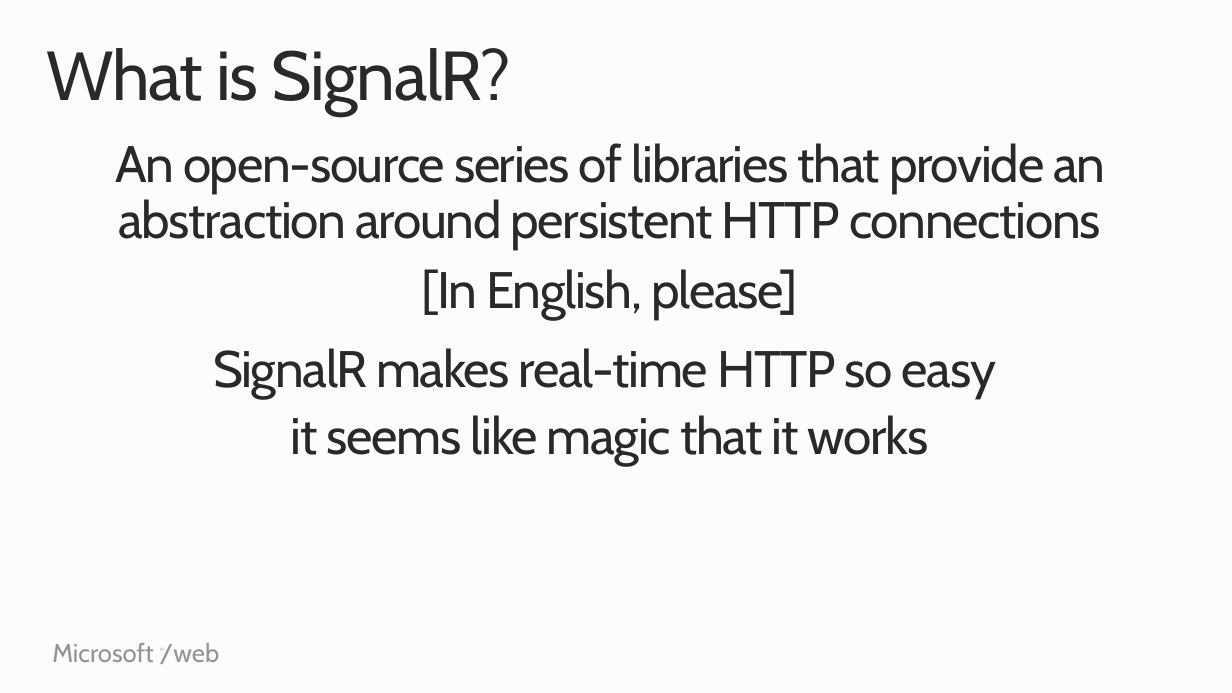
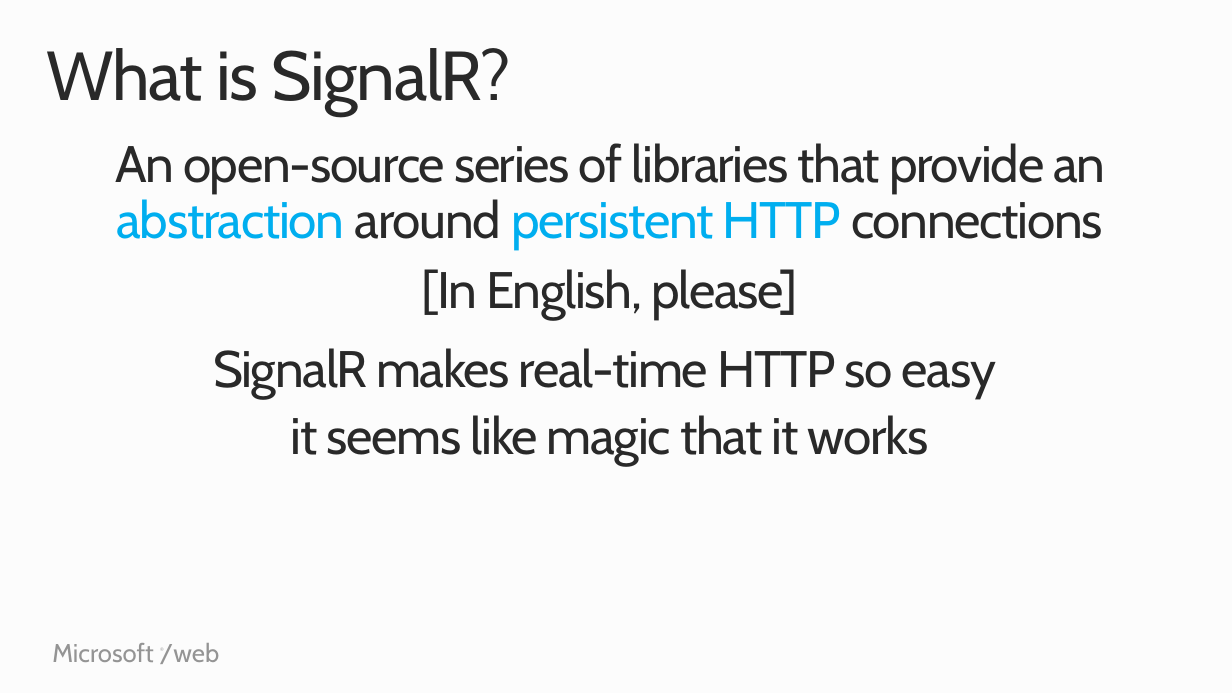
Before and after one commit to Microsoft-Web/PRESENTATION-RealtimeCommunicationsWithSignalR, a slide deck: slide 4 of RealtimeCommunicationsWithSignalR.pptx (slide 5 before the commit). Drawn at 1232x693 pixels with LibreOffice and Linux fonts; fonts in the diff are those of the drawing. Boxes give left, top, right and bottom in pixels: in the first picture for what was removed or moved away, otherwise in the second. Text is boxed around its words. In the diff, an @@ line names an element or a change of style, - is before the commit and + after.

```diff
--- a/RealtimeCommunicationsWithSignalR.pptx
+++ b/RealtimeCommunicationsWithSignalR.pptx
@@ text "An open-source series of libraries ..." at [115,143,1105,249]: text colour #292929 to #00AEEF in "abstraction persistent HTTP" @@
```
Also in this commit, not shown: 3 other slides changed, 1 slide added.
